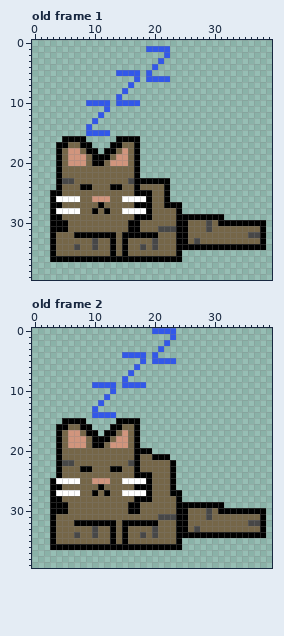
Animated GIF sprite -- resources/gifs/sesame_sleeping_woken.gif. The picture above was drawn from the file before the commit.
Shown: old frame 1, old frame 2. The commit also changed other frames, which this record leaves out.
New version:
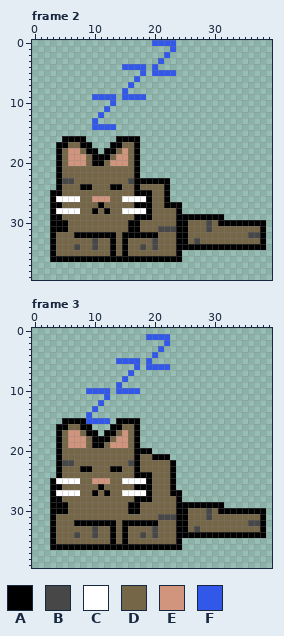
Palette (. is transparent): A #000000  B #474747  C #ffffff  D #756648  E #d1957d  F #3258e9
A new or re-ordered frame is compared with the old frame closest to it.
The edit:
frames 3 -> 6
file 40x40 -> 80x80 pixels (blocks of 1x1 -> 2x2; one block is one cell here)
Frame 2 is new; against old frame 1:
y 0: x 20..23 .... -> FFFF
y 1: x 19..23 FFFF. -> ....F
y 4: x 15..18 .... -> FFFF
y 5: x 14..23 FFFF.F.... -> ....F.FFFF
y 6: x 19..22 FFFF -> ....
y 9: x 10..18 ....F.... -> FFFF.FFFF
y 10: x 9..17 FFFF.FFFF -> ....F....
y 14: x 9..13 F.... -> .FFFF
y 15: x 9..12 FFFF -> ....
Frame 3 is new; against old frame 2:
y 0: x 20..23 FFFF -> ....
y 1: x 19..23 ....F -> FFFF.
y 4: x 15..18 FFFF -> ....
y 5: x 14..23 ....F.FFFF -> FFFF.F....
y 6: x 19..22 .... -> FFFF
y 9: x 10..18 FFFF.FFFF -> ....F....
y 10: x 9..17 ....F.... -> FFFF.FFFF
y 14: x 9..13 .FFFF -> F....
y 15: x 9..12 .... -> FFFF
